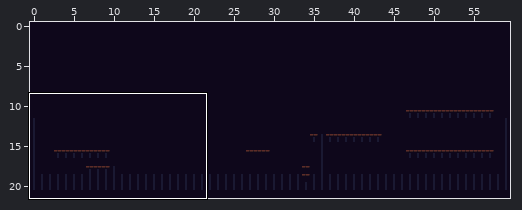
Tiled map, stored at assets/tiled/level_002.tmx. Above, an overview of the earlier version with the close-up marked.
Close-up. First the earlier version:
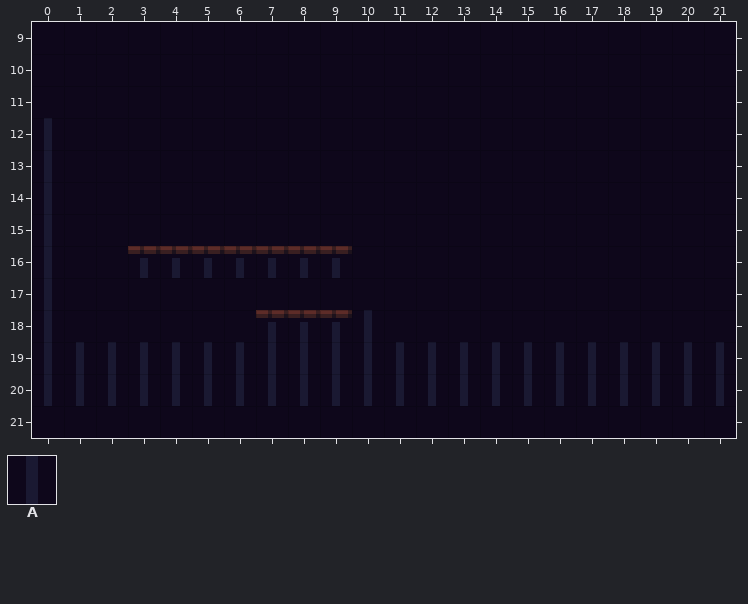
Cells are 8x8 px. Shown: x 0..21, y 9..21. The commit also changed other parts of the map, which this record leaves out.
Key: from "test": A 90.
_ is an empty cell.
Layers that did not change in this view are not listed.
Layer "Floor" before, first column x 0:
 9 ______________________
10 ______________________
11 ______________________
12 A_____________________
13 A_____________________
14 A_____________________
15 A_____________________
16 A_____________________
17 A_____________________
18 A_____________________
19 AAAAAAAAAAAAAAAAAAAAAA
20 AAAAAAAAAAAAAAAAAAAAAA
21 ______________________
And afterwards:
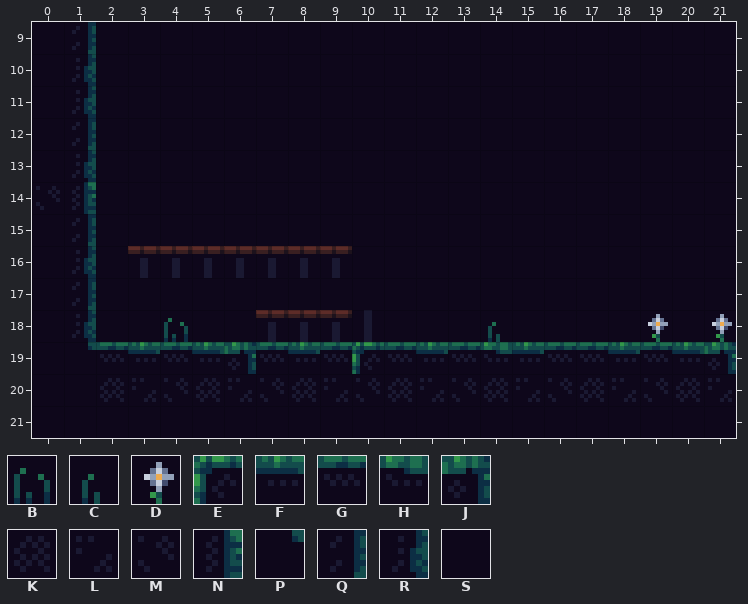
Further tiles: from "test": B 1, C 2, D 171, E 193, F 194, G 195, H 196, J 197, K 218, L 219, M 220, N 221, P 223, Q 245, R 269, S 403.
Tiles of an added or newly shown layer are drawn over the layers below it.
Changes in this commit:
{"where": "layer \"Bushes\" (added)"}
{"y":18,"x":4,"old":"_","new":"B"}
{"y":18,"x":14,"old":"_","new":"C"}
{"y":18,"x":19,"old":"_","new":"D"}
{"y":18,"x":21,"old":"_","new":"D"}
{"where": "layer \"Floor\""}
{"y":9,"x":1,"old":"_","new":"Q"}
{"y":10,"x":1,"old":"_","new":"R"}
{"y":11,"x":1,"old":"_","new":"R"}
{"y":12,"x":0,"old":"A_","new":"SQ"}
{"y":13,"x":0,"old":"A_","new":"SR"}
{"y":14,"x":0,"old":"A_","new":"MN"}
{"y":15,"x":0,"old":"A_","new":"SQ"}
{"y":16,"x":0,"old":"A_","new":"SR"}
{"y":17,"x":0,"old":"A_","new":"SQ"}
{"y":18,"x":0,"old":"A_","new":"SR"}
{"y":19,"x":0,"old":"AAAAAAAAAAAAAAAAAAAAAA","new":"SPGFGFJGFGEGFGHFGGFGFJ"}
{"y":20,"x":0,"old":"AAAAAAAAAAAAAAAAAAAAAA","new":"SSKLMKLMKLMKLMKLMKLMKL"}
{"label":"changed","picture_box":[36,22,736,406]}
